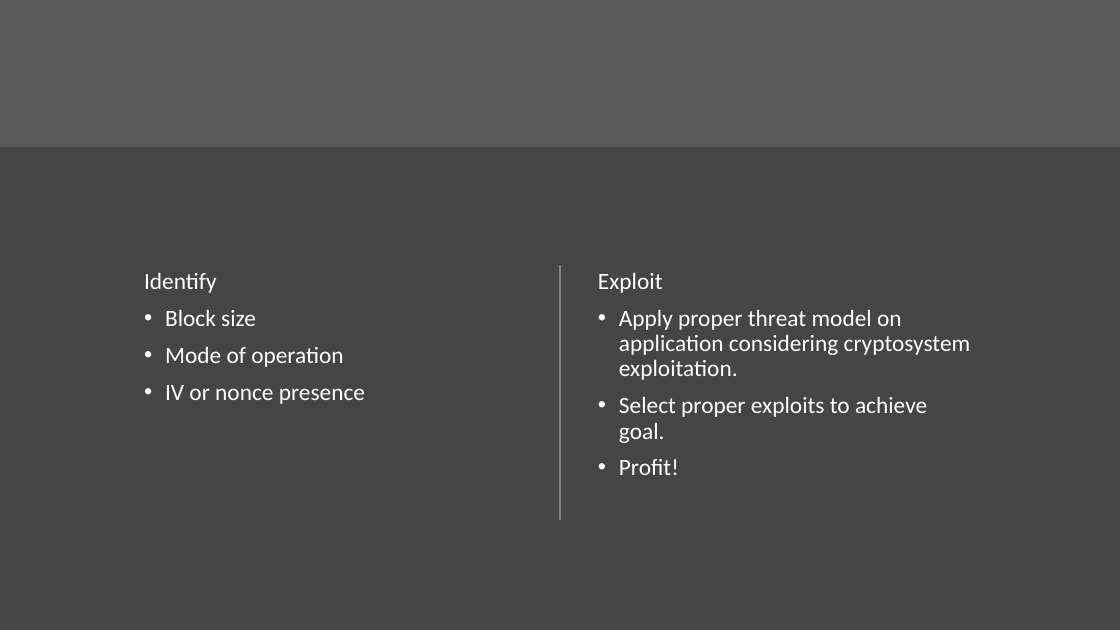
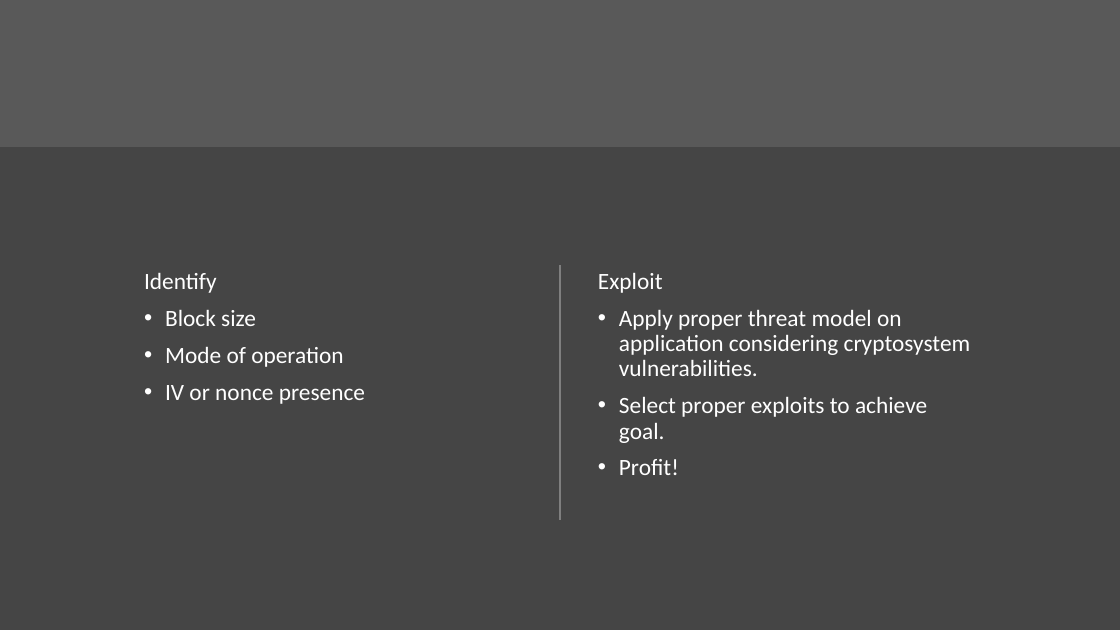
Before and after one commit to DoZ10/crypto, a slide deck: slide 41 of Breaking AES like a Bowsss !.pptx (slide 38 before the commit). Drawn at 1120x630 pixels with LibreOffice and Linux fonts; fonts in the diff are those of the drawing. Boxes give left, top, right and bottom in pixels: in the first picture for what was removed or moved away, otherwise in the second. Text is boxed around its words. In the diff, an @@ line names an element or a change of style, - is before the commit and + after.

Commit message:
xor

```diff
--- a/Breaking AES like a Bowsss !.pptx
+++ b/Breaking AES like a Bowsss !.pptx
@@ text at [619,310,971,376]: text changed @@
-• Apply proper threat model on application considering cryptosystem exploitation.
+• Apply proper threat model on application considering cryptosystem vulnerabilities.
```
Also in this commit, not shown: 12 other slides changed, 4 slides added, 3 slides removed.
